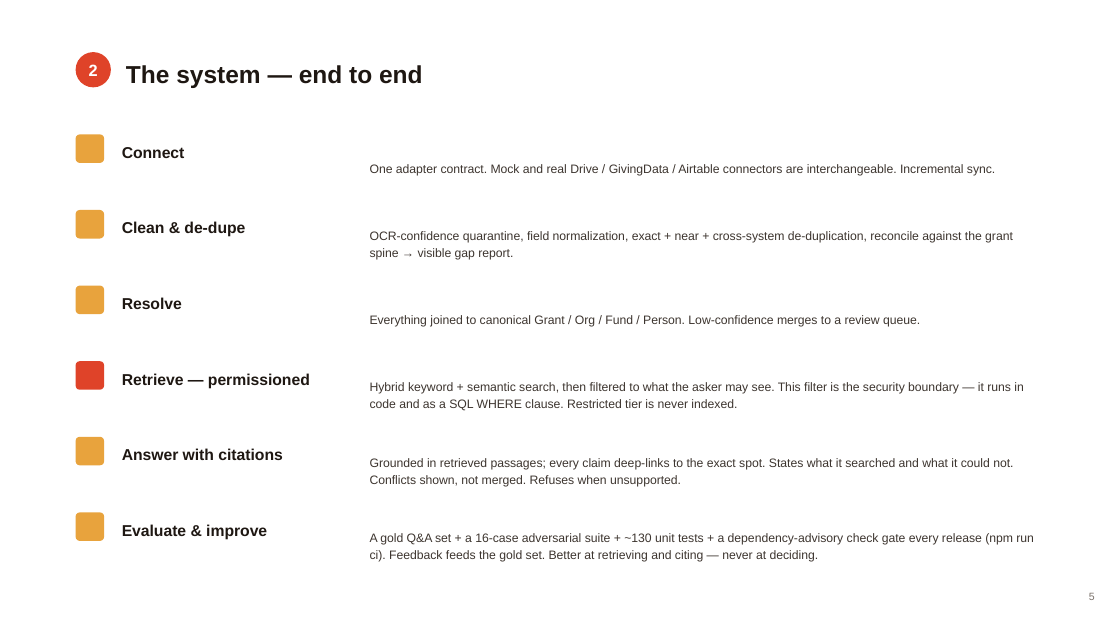
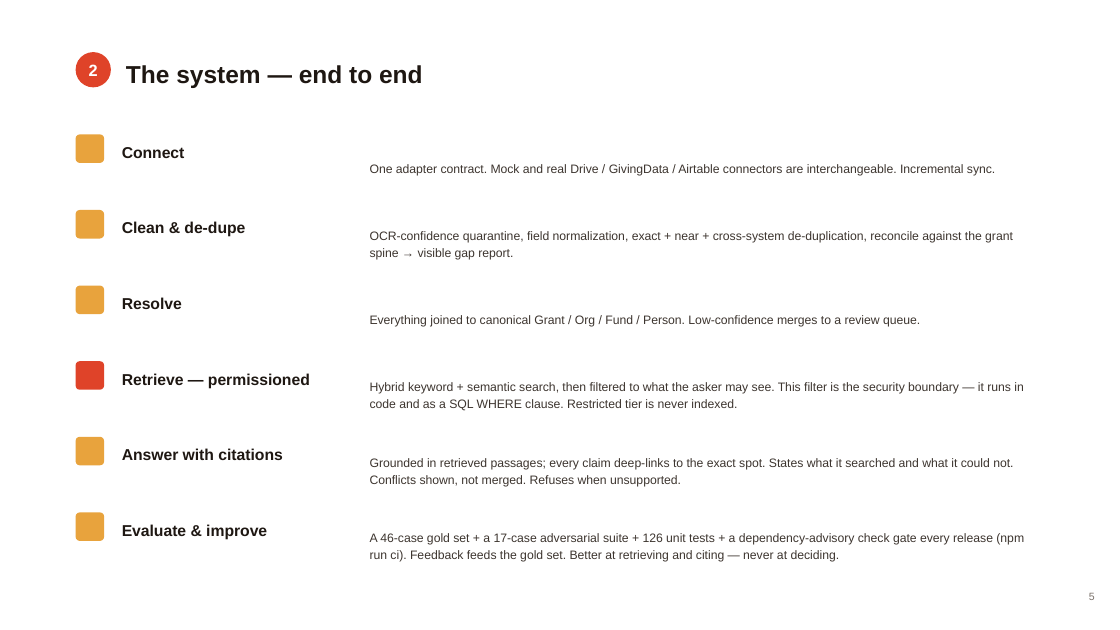
Before and after one commit to JesseniaTriumph/GLFCaseStudy, a slide deck: slide 5 of deliverables/C_Compass_Deck.pptx. Drawn at 1120x630 pixels with LibreOffice and Linux fonts; fonts in the diff are those of the drawing. Boxes give left, top, right and bottom in pixels: in the first picture for what was removed or moved away, otherwise in the second. Text is boxed around its words. In the diff, an @@ line names an element or a change of style, - is before the commit and + after.

```diff
--- a/deliverables/C_Compass_Deck.pptx
+++ b/deliverables/C_Compass_Deck.pptx
@@ text at box(370, 533, 1024, 562): text changed @@
-A gold Q&A set + a 16-case adversarial suite + ~130 unit tests + a dependency-advisory check gate every release (npm run ci). Feedback feeds the gold set. Better at retrieving and citing — never at deciding.
+A 46-case gold set + a 17-case adversarial suite + 126 unit tests + a dependency-advisory check gate every release (npm run ci). Feedback feeds the gold set. Better at retrieving and citing — never at deciding.
```
Also in this commit, not shown: 3 other slides changed, 9 other files.
